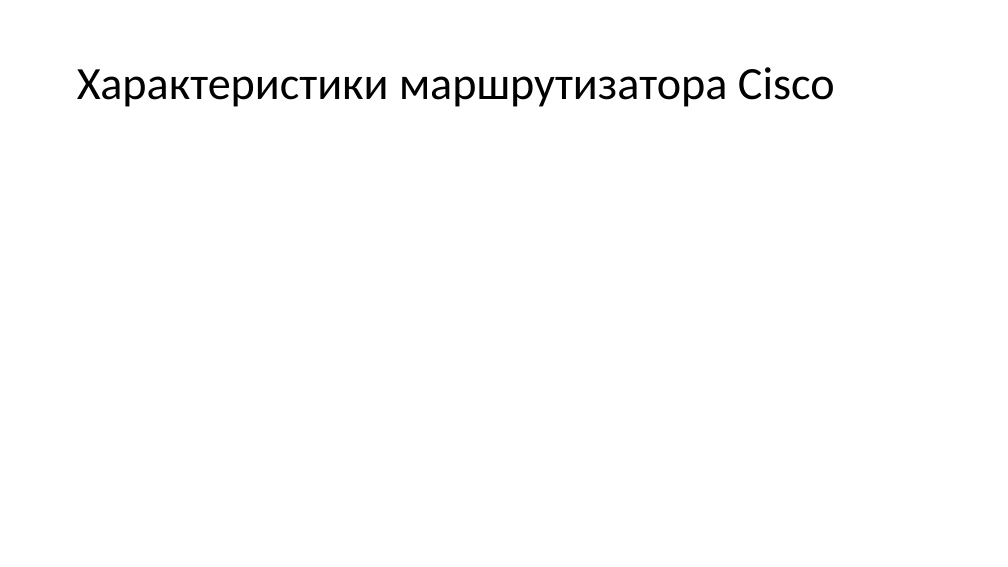
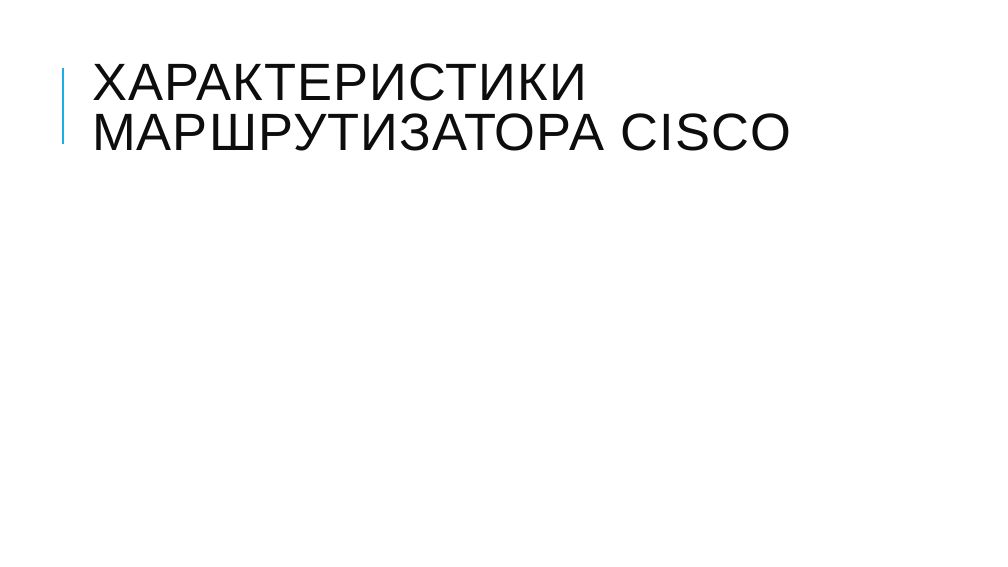
Before and after one commit to Ilnazz/Other, a slide deck: slide 5 of Маршрутизатор для локальных сетей.pptx (slide 7 before the commit). Drawn at 1008x567 pixels with LibreOffice and Linux fonts; fonts in the diff are those of the drawing. Boxes give left, top, right and bottom in pixels: in the first picture for what was removed or moved away, otherwise in the second. Text is boxed around its words. In the diff, an @@ line names an element or a change of style, - is before the commit and + after.

```diff
--- a/Маршрутизатор для локальных сетей.pptx
+++ b/Маршрутизатор для локальных сетей.pptx
@@ line added from (63, 144) to (63, 68), #1CADE4 1.5 pt @@
@@ title at [92,63,791,151]: text changed; size 44 to 50 pt; font Calibri to Arial; text colour #000000 to #0D0D0D @@
-Характеристики маршрутизатора Cisco
+ХАРАКТЕРИСТИКИ МАРШРУТИЗАТОРА CISCO
```
Also in this commit, not shown: 3 other slides changed, 2 slides added, 4 slides removed.
